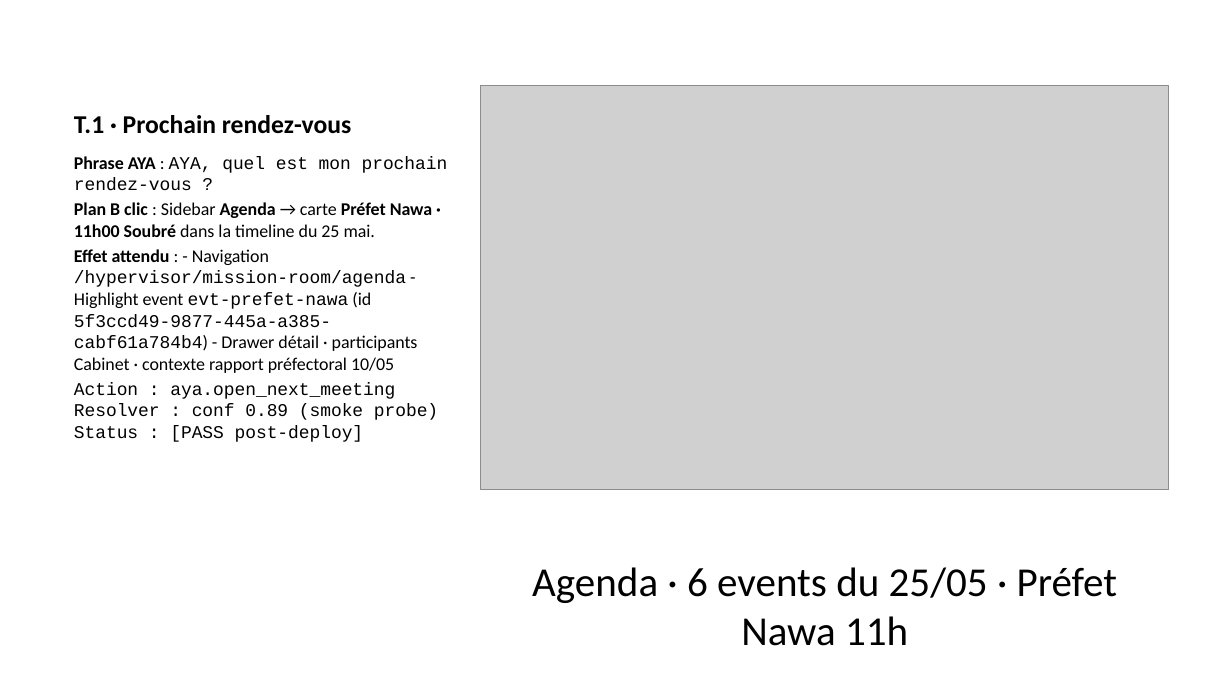
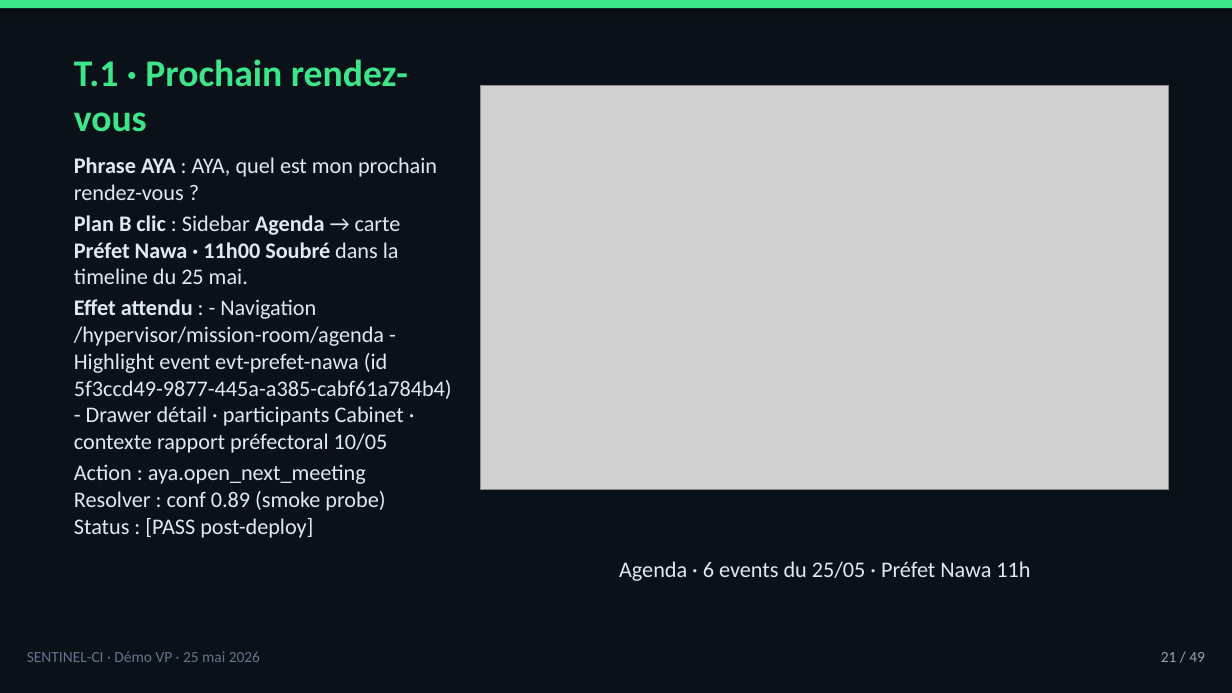
Before and after one commit to tishacian/hyusai, a slide deck: slide 21 of docs/sentinel-ci-demo-deck-2026-05-25.pptx. Drawn at 1232x693 pixels with LibreOffice and Linux fonts; fonts in the diff are those of the drawing; grey boxes stand for pictures. Boxes give left, top, right and bottom in pixels: in the first picture for what was removed or moved away, otherwise in the second. Text is boxed around its words. In the diff, an @@ line names an element or a change of style, - is before the commit and + after.

```diff
--- a/docs/sentinel-ci-demo-deck-2026-05-25.pptx
+++ b/docs/sentinel-ci-demo-deck-2026-05-25.pptx
@@ background #FFFFFF to #0A1118 @@
@@ rectangle added at <box>0,0,1232,9</box>, fill #3EE68A @@
@@ title "T.1 · Prochain rendez-vous" at <box>74,59,408,132</box>: size 15 to 22 pt, text colour #000000 to #3EE68A @@
@@ text "Phrase AYA : AYA, quel ..." at <box>74,157,452,538</box>: size 10.5 to 13 pt, text colour #000000 to #E2E8F0; font Courier New to Calibri in "AYA, quel est mon prochain rendez-vous ?", "/hypervisor/mission-room/agenda evt-prefet-nawa 5f3ccd49-987 ...", "Action : aya.open_next_meeting Resolver : conf 0.89 ..." @@
@@ text "Agenda · 6 events du ..." at <box>619,561,1030,581</box>: size 24 to 13 pt, text colour #000000 to #E2E8F0; less space between paragraphs @@
@@ text added at <box>27,651,260,662</box>, 9 pt, text #64748B @@
+SENTINEL-CI · Démo VP · 25 mai 2026
@@ text added at <box>1161,652,1205,662</box>, 9 pt, text #94A3B8 @@
+21 / 49
```
Also in this commit, not shown: 47 other slides changed, 1 slide added, 1 slide removed, 20 other files.
